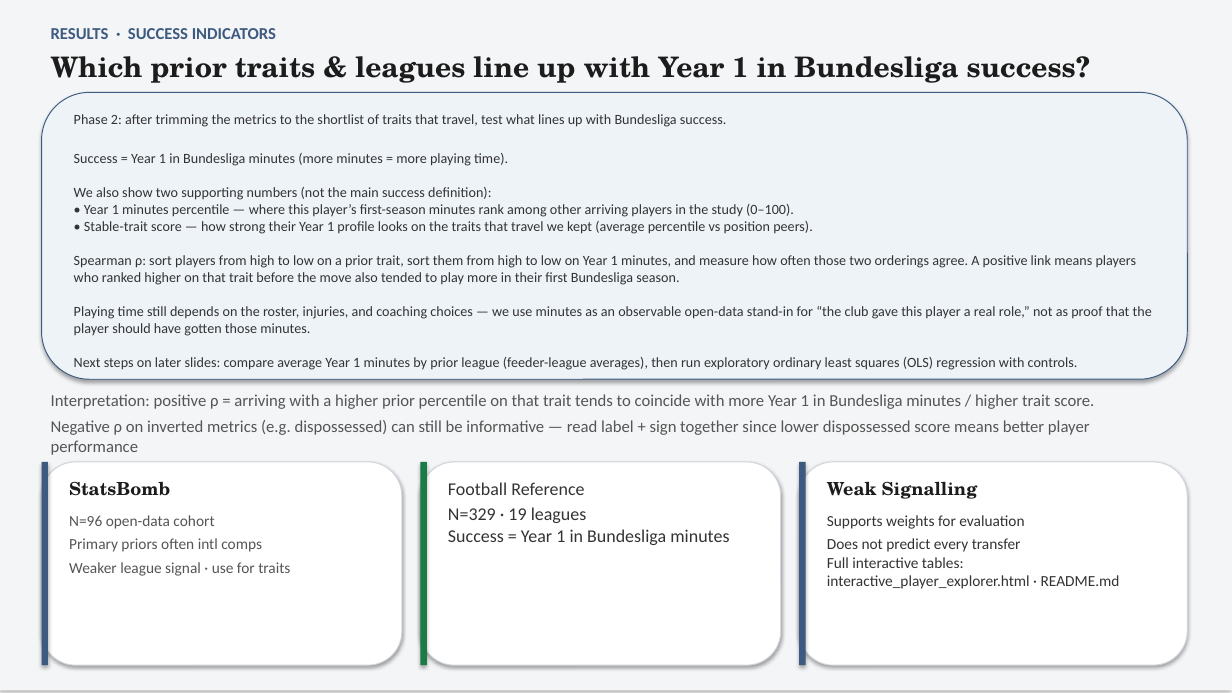
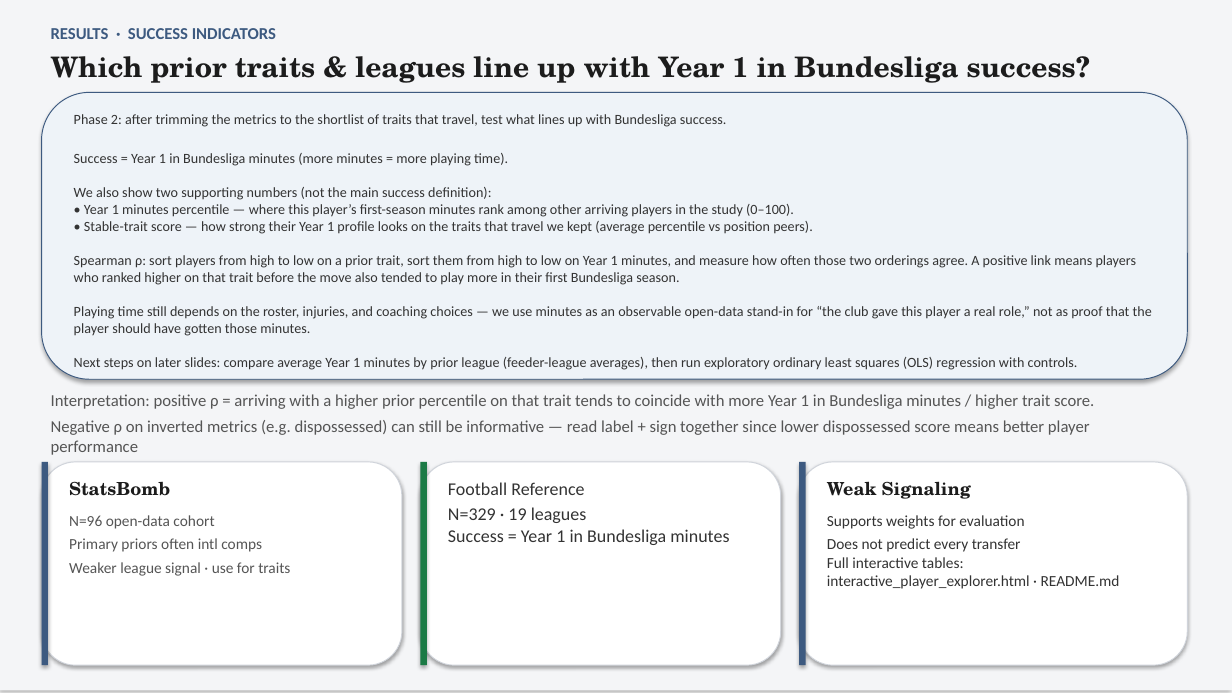
Before and after one commit to colbymorris08/bundesliga-transfer-traits, a slide deck: slide 14 of bundesliga_transfer_traits.pptx. Drawn at 1232x693 pixels with LibreOffice and Linux fonts; fonts in the diff are those of the drawing. Boxes give left, top, right and bottom in pixels: in the first picture for what was removed or moved away, otherwise in the second. Text is boxed around its words. In the diff, an @@ line names an element or a change of style, - is before the commit and + after.

```diff
--- a/bundesliga_transfer_traits.pptx
+++ b/bundesliga_transfer_traits.pptx
@@ text at box(827, 481, 971, 499): text changed @@
-Weak Signalling
+Weak Signaling
```
Also in this commit, not shown: 4 other slides changed.
